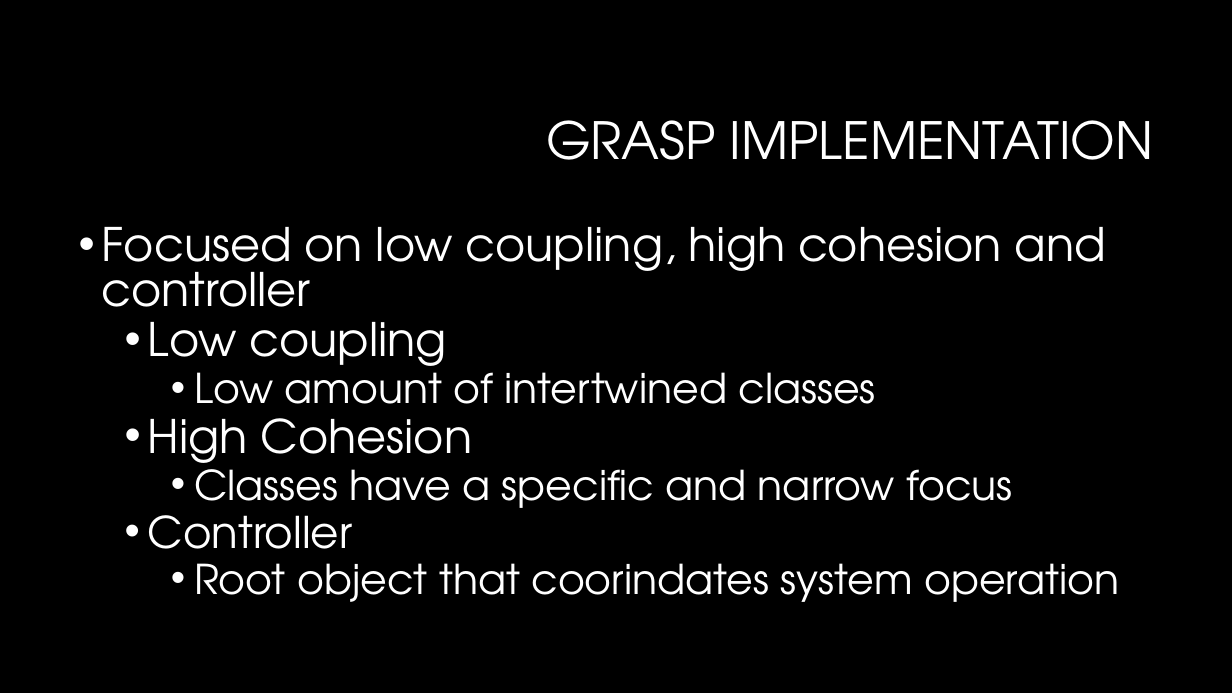
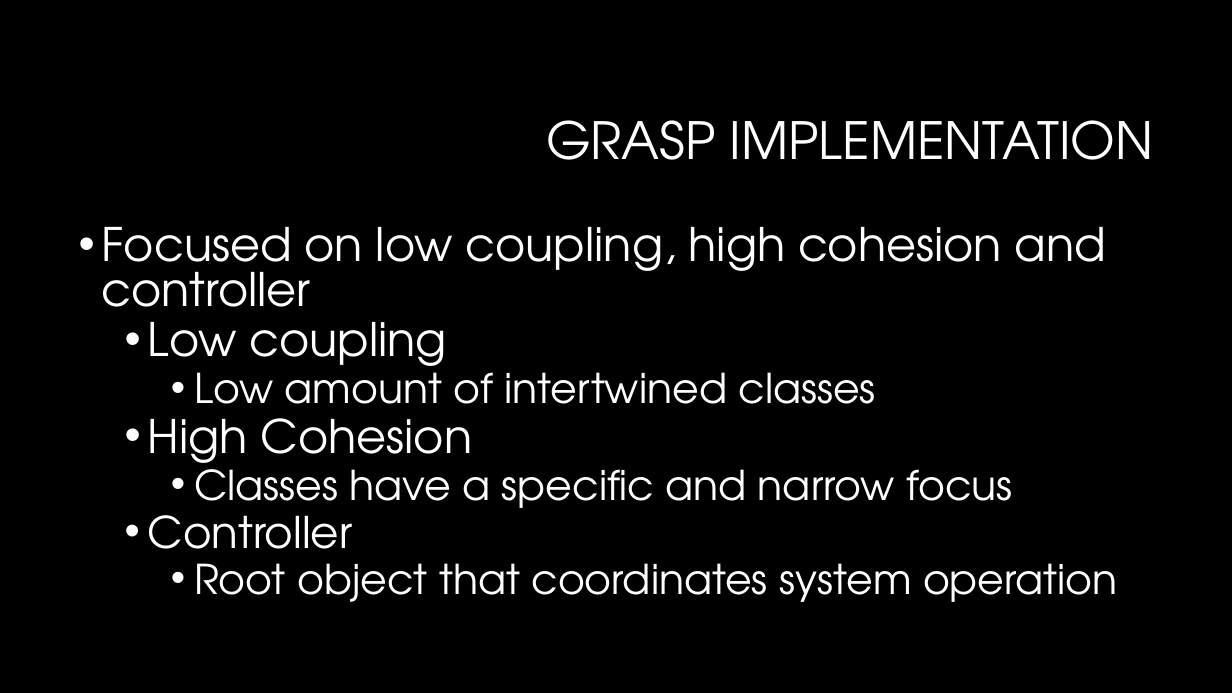
Before and after one commit to hedeen/tp_2_stockmate, a slide deck: slide 18 of tp_2_stockmate/doc/TP_2_2_Presentation_StockMate.pptx. Drawn at 1232x693 pixels with LibreOffice and Linux fonts; fonts in the diff are those of the drawing; background and template pictures are left out. Boxes give left, top, right and bottom in pixels: in the first picture for what was removed or moved away, otherwise in the second. Text is boxed around its words. In the diff, an @@ line names an element or a change of style, - is before the commit and + after.

```diff
--- a/tp_2_stockmate/doc/TP_2_2_Presentation_StockMate.pptx
+++ b/tp_2_stockmate/doc/TP_2_2_Presentation_StockMate.pptx
@@ text at <box>194,563,1118,602</box>: text changed @@
-    • Root object that coorindates system operation
+    • Root object that coordinates system operation
```
Also in this commit, not shown: 6 other files.
